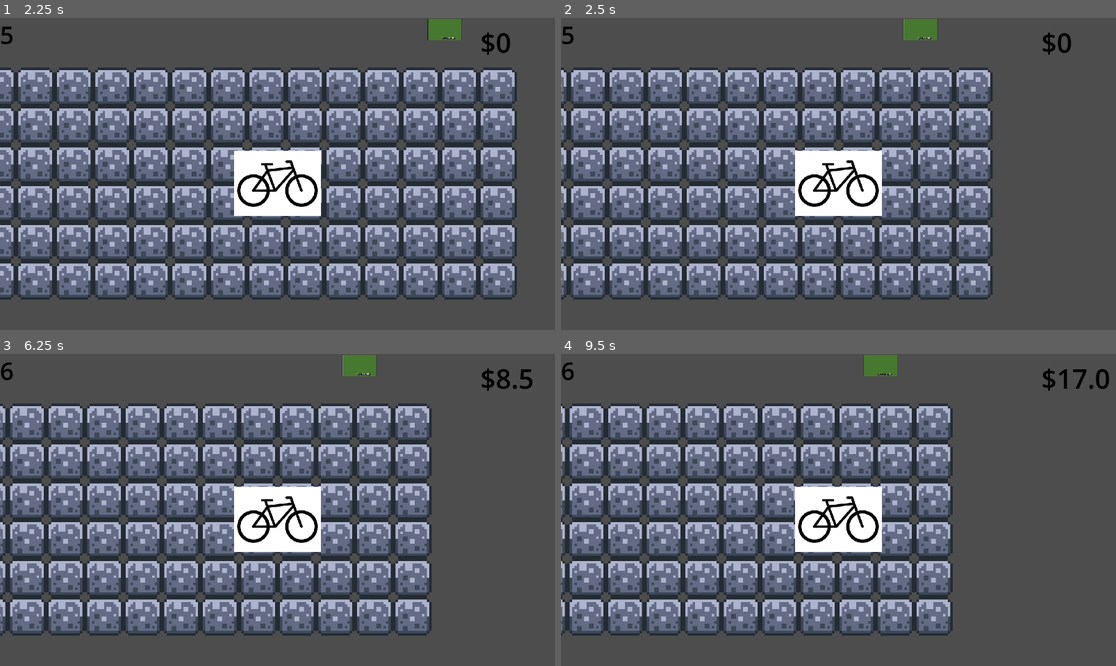
Above: before the commit, frames 1-4 (two rows, left to right).
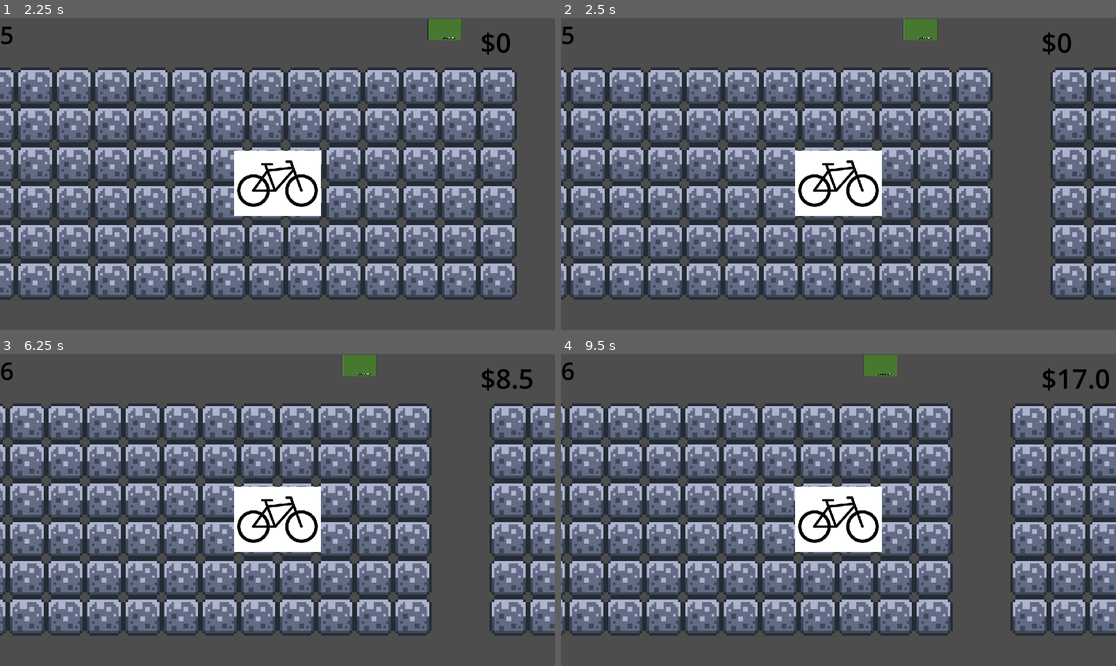
Above: after the commit, the same moments.

Repository: andreaTheCoder/brackeysgamejam
Game: Godot game, scene res://scenes/game.tscn
Same seed, same stepped clock (60 frames per second), same inputs: the game is played once before the commit and once after it.
Inputs:
- Up to frame 1 (2.25 s): tap Enter at 0.5 s; hold Right (forward) 0.53-1.28 s; hold Space (button) 0.53-1.28 s; hold Left (backward) 1.28-2.03 s; tap Shift (deliver) at 1.35 s; hold Right (forward) from 2.03 s (still down); hold Space (button) from 2.03 s (still down)
- Up to frame 2 (2.5 s): keep holding Right (forward); keep holding Space (button)
- Up to frame 3 (6.25 s): release Space (button) at 2.78 s; tap Shift (deliver) at 2.85, 5.1 s; release Right (forward) at 3.5 s; click "Next Delivery!" at 3.5 s; tap R (reset) at 4.25 s; hold Space (button) 4.28-5.03 s; hold Left (backward) from 4.28 s (still down); hold Space (button) from 5.78 s (still down)
- Up to frame 4 (9.5 s): release Left (backward) at 6.53 s; release Space (button) at 6.53 s; hold Right (forward) 6.53-7.25 s; tap Shift (deliver) at 6.6, 8.85 s; click "Next Delivery!" at 7.25 s; tap R (reset) at 8 s; hold Space (button) 8.03-8.78 s; hold Right (forward) from 8.03 s (still down)

Frame 1 is identical in both runs. In frame 2, 7.1% of the frame differs, in the area x 88-100%, y 15-91%; in frame 3, 7.1%; in frame 4, 12%, in the area x 80-100%, y 15-91%.

Commit message:
fixed minor merge error of collison masks

Diff:
--- a/scenes/NPCcar.tscn
+++ b/scenes/NPCcar.tscn
@@ -7,6 +7,7 @@
 size = Vector2(47, 20)
 
 [node name="Car" type="Area2D"]
+scale = Vector2(0.55, 0.55)
 collision_mask = 2
 script = ExtResource("1_g51ie")
 
--- a/scenes/lane.tscn
+++ b/scenes/lane.tscn
@@ -148,7 +148,7 @@
 [node name="Chunks" type="Area2D" parent="."]
 position = Vector2(24, 0)
 collision_layer = 0
-collision_mask = 0
+collision_mask = 2
 script = ExtResource("2_8qan7")
 
 [node name="CollisionShape2D" type="CollisionShape2D" parent="Chunks"]
Not shown: 1 places in scenes/lane.tscn that only renumber resources
